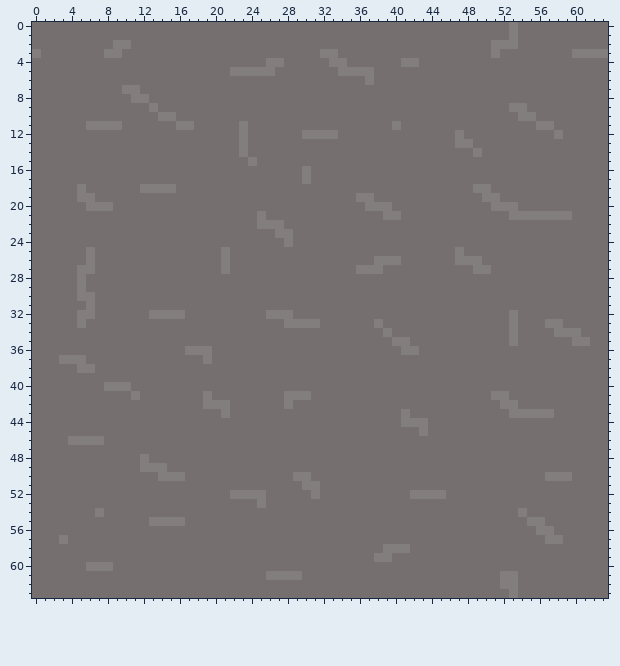
A pixel-art sprite gets an edit: Assets/rock1.png. That is the earlier state.
The file is 64x64 pixels.
Now the later version:
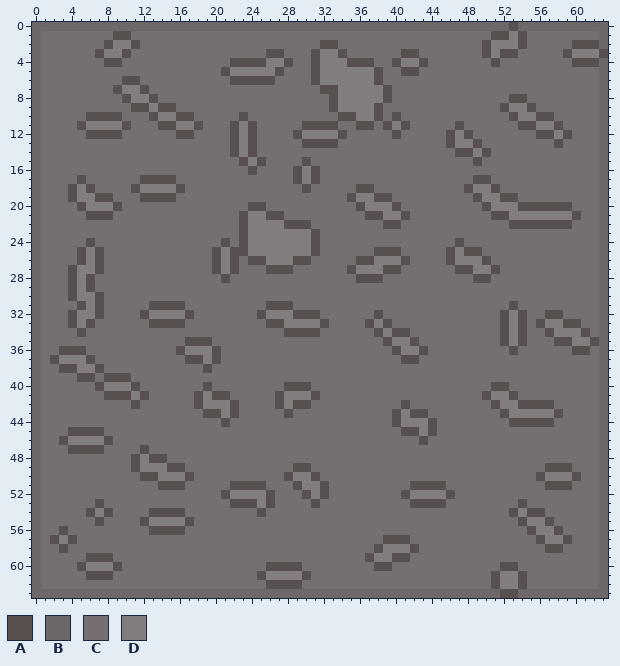
Palette (. is transparent): A #584f4f  B #6d6767  C #766f6f  D #837e7e
What changed:
Changed rows in their new state; - is an unchanged pixel.
first column x 0:
 0 BBBBBBBBBBBBBBBBBBBBBBBBBBBBBBBBBBBBBBBBBBBBBBBBBBBBBABBBBBBBBBB
 1 B--------AA----------------------------------------AA-A--------B
 2 B-------A--A--------------------AA----------------A---A-----AAAB
 3 B------A--A---------------AA---A--A------AA-------A-AA-----A---A
 4 B-------AA------------AAAA--A--AD--AAA--A--A-------A--------AAAB
 5 B--------------------A-----A---ADD----A--AA--------------------B
 6 B---------AA----------AAAAA----ADDDDD-A------------------------B
 7 B--------A--A-------------------AADDDDDA-----------------------B
 8 B---------A--A-------------------ADDDDDA-------------AA--------B
 9 B----------AA-AA-----------------ADDDDA-------------A--A-------B
10 B-----AAAA---A--AA-----A----------AADDA-A------------A--AA-----B
11 B----A----A---AA--A---A-A-----AAAA--AA-A-A-----A------AA--A----B
12 B-----AAAA------AA----A-A----A----A-----A-----A-A-------AA-A---B
13 B---------------------A-A-----AAAA------------A--A--------A----B
14 B---------------------A-A----------------------AA-A------------B
15 B----------------------A-A----A------------------A-------------B
16 B-----------------------A----A-A-------------------------------B
17 B----A------AAAA-------------A-A-----------------AA------------B
18 B---A-A----A----A-------------A-----AA----------A--A-----------B
19 B---A--AA---AAAA-------------------A--AA---------A--AA---------B
20 B----A---A--------------AA----------A---A---------A---AAAAAA---B
21 B-----AAA--------------AD-AA---------AA--A---------AA-------A--B
22 B----------------------AD---AAA--------AA------------AAAAAAA---B
23 B----------------------ADDD--DDA-------------------------------B
24 B-----A--------------A-ADDDD-DDA---------------A---------------B
25 B----A-A------------A-AADDDDDDDA------AAA-----A-AA-------------B
26 B----A-A------------A-A-AADDDAA-----AA---A----A---A------------B
27 B---A--A------------A-A---AAA------A---AA------AA--A-----------B
28 B---A-A--------------A--------------AAA----------AA------------B
29 B---A-A--------------------------------------------------------B
30 B---A--A-------------------------------------------------------B
31 B----A-A-----AAAA---------AAA------------------------A---------B
32 B---A--A----A----A-------A---AAA------A-------------A-A--AA----B
33 B---A-A------AAAA---------AA----A----A-A------------A-A-A--AA--B
34 B----A----------------------AAAA------A-AA----------A-A--A---A-B
35 B----------------AAA-------------------A--A---------A-A---AA--AB
36 B--AAA----------A---A-------------------A--A---------A------AA-B
37 B-A---A----------AA-A--------------------AA--------------------B
38 B--AA--A-----------A-------------------------------------------B
39 B----AA-AAA----------------------------------------------------B
40 B------A---A-------A--------AAA--------------------AA----------B
41 B-------AAA-A-----A-AA-----A---A------------------A--A---------B
42 B----------A------A---A----A-AA----------A---------A--AAAA-----B
43 B------------------AA-A-----A-----------A-AA--------A-----A----B
44 B--------------------A------------------A---A--------AAAAA-----B
45 B---AAAA---------------------------------AA-A------------------B
46 B--A----A----------------------------------A-------------------B
47 B---AAAA----A--------------------------------------------------B
48 B----------A-AA------------------------------------------------B
49 B----------A---AA------------AA--------------------------AAA---B
50 B-----------AA---A----------A--A------------------------A---A--B
51 B-------------AAA-----AAAA---A--A---------AAAA-----------AAA---B
52 B--------------------A----A---A-A--------A----A----------------B
53 B------A--------------AAA-A----A----------AAAA--------A--------B
54 B-----A-A----AAAA--------A---------------------------A-AA------B
55 B------A----A----A------------------------------------A--A-----B
56 B--A---------AAAA--------------------------------------A--A----B
57 B-A-A----------------------------------AAA--------------A--A---B
58 B--A----------------------------------A---A--------------AA----B
59 B-----AAA----------------------------A--AA---------------------B
60 B----A---A----------------AAAA--------AA------------AA---------B
61 B-----AAA----------------A----A--------------------A--A--------B
62 B-------------------------AAAA---------------------A--A--------B
63 BBBBBBBBBBBBBBBBBBBBBBBBBBBBBBBBBBBBBBBBBBBBBBBBBBBBAABBBBBBBBBB
Changed places in both pictures, as pixel boxes (x1, y1, x2, y2):
changed: (32, 22, 608, 598)
